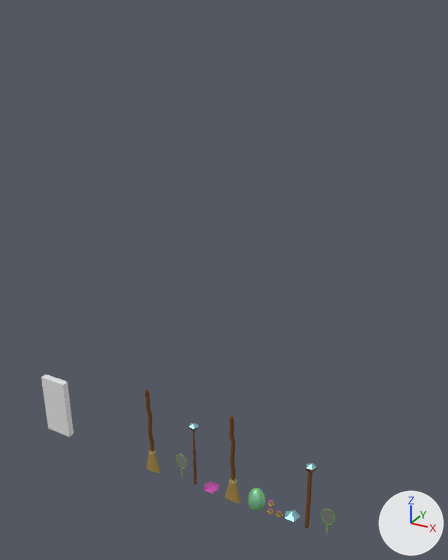
Renders of the Blender file Assets/Project Files/James/Items.blend from each side of a commit.
Rendered twice from a 50 mm lens placed at (11.74, -12.16, 12.83), pointed at (4.59, 0.83, 6.33). Arrows for +X, +Y and +Z are at lower right; the lights stay in place.

Names of what the first picture shows: 'Broomstick (Template)', 'Broomstick 1', 'Cube', 'Egg 1', 'Mirror (Template)', 'Mirror 1', 'Ruby', 'Sapphire', 'Staff (Template)', 'Staff 1'.
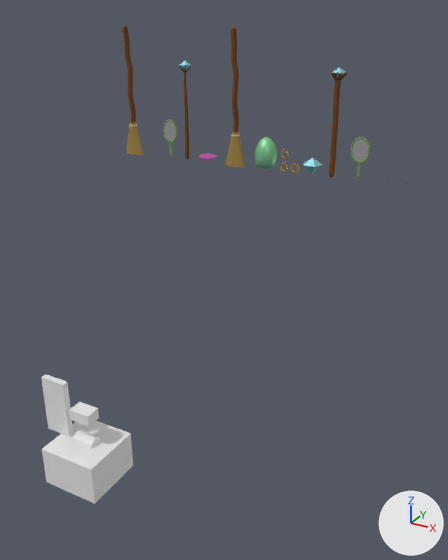
What the commit changed:
Mesh me_plane_008 is new.
It is a box spanning x -1.0..1.0, y -1.0..1.0, z -1.33..0.0.
Mesh me_cylinder_015 is new.
It is a 12-sided cylinder along z spanning x -0.25..0.25, y -0.25..0.25, z -0.375..0.375.
Mesh me_cube_001 is new.
It is a box spanning x -0.446..0.446, y -0.29..0.29, z -0.29..0.29.
Object 'Egg 1' (ob_egg_1) moves from (6.08, -0.01, 0.3) to (6.08, -0.01, 9.91).
Object 'Sapphire' (ob_sapphire) moves from (7.15, 0.0, 0.11) to (7.15, 0.0, 9.72).
Object 'Ring (Bad)' (ob_ring__bad) moves from (6.77, 0.0, 0.09) to (6.77, 0.0, 9.7).
Object 'Broomstick (Template)' (ob_broomstick__template) moves from (5.32, -0.02, 0.48) to (5.32, -0.02, 10.09).
Object 'Ring (Template)' (ob_ring__template) moves from (6.51, 0.0, 0.09) to (6.51, 0.0, 9.69).
Object 'Ruby' (ob_ruby) moves from (4.64, 0.0, 0.0) to (4.64, 0.0, 9.6).
Object 'Staff (Template)' (ob_staff__template) moves from (7.58, 0.0, 0.05) to (7.58, 0.0, 9.66).
Object 'Staff 1' (ob_staff_1) moves from (4.07, 0.0, 1.61) to (4.07, 0.0, 11.22).
Object 'Mirror (Template)' (ob_mirror__template) moves from (8.13, 0.05, 0.61) to (8.13, 0.05, 10.21).
Object 'Mirror 1' (ob_mirror_1) moves from (3.59, 0.05, 0.59) to (3.59, 0.05, 10.2).
Object 'Broomstick 1' (ob_broomstick_1) moves from (2.62, -0.08, 0.48) to (2.62, -0.08, 10.09).
Object 'Ring 1' (ob_ring_1) moves from (6.51, 0.0, 0.36) to (6.51, 0.0, 9.97).
Object 'Plane' (ob_plane) is new; it shows me_plane_008.
Its location is (0.0, 0.0, 0.0).
Object 'Cylinder' (ob_cylinder) is new; it shows me_cylinder_015.
Its location is (0.0, 0.0, 0.0).
Its rotation in degrees is (0, 90, 0).
Object 'Cube.001' (ob_cube_001) is new; it shows me_cube_001.
Its location is (0.0, 0.0, 1.06).
Its scale is (0.84, 0.862, 0.647).

Boxes [x1, y1, x2, y2] around the edits, measured in the pictures (448 x 560 px):
'Plane', added
    after: [42, 421, 133, 504]
'Broomstick 1', moved
    before: [145, 389, 160, 473]
    after: [123, 25, 144, 155]
'Egg 1', moved
    before: [248, 488, 265, 511]
    after: [255, 137, 277, 169]
'Broomstick (Template)', moved
    before: [229, 416, 236, 480]
    after: [231, 27, 239, 133]
'Staff (Template)', moved
    before: [305, 472, 313, 528]
    after: [329, 80, 341, 177]
'Bristles', moved
    before: [225, 478, 241, 503]
    after: [225, 132, 245, 167]
'Staff 1', moved
    before: [189, 423, 199, 485]
    after: [179, 61, 192, 159]
'Cube.001', added
    after: [69, 402, 99, 427]
'Mirror 1', moved
    before: [176, 454, 187, 478]
    after: [163, 119, 177, 157]
'Mirror (Template)', moved
    before: [322, 510, 334, 524]
    after: [352, 139, 368, 161]
'Cylinder', added
    after: [73, 430, 101, 449]
'Sapphire', moved
    before: [285, 510, 300, 522]
    after: [303, 158, 323, 175]
'Ruby', moved
    before: [204, 481, 219, 493]
    after: [198, 153, 218, 162]
'Mirror Frame', moved
    before: [321, 509, 335, 525]
    after: [351, 137, 370, 164]
'Crystal', moved
    before: [306, 463, 316, 471]
    after: [332, 68, 345, 78]
'Claw', moved
    before: [305, 463, 317, 472]
    after: [331, 72, 347, 81]
'Ring (Bad)', moved
    before: [275, 511, 282, 518]
    after: [290, 164, 299, 173]
'Mirror Handle', moved
    before: [325, 524, 328, 534]
    after: [356, 163, 360, 180]
'Ring 1', moved
    before: [268, 500, 274, 506]
    after: [281, 149, 288, 159]
'Ring (Template)', moved
    before: [268, 509, 274, 514]
    after: [280, 164, 288, 172]
